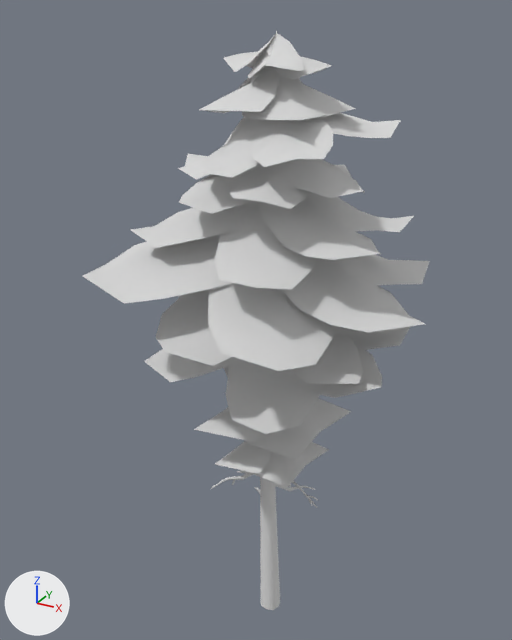
One commit to the glTF model public/glb/stylized_nature_pack/PineTree_2.glb: the scene before it, then after it.
One viewpoint serves both versions: a 50 mm lens placed at (3.21, -6.22, 7.09), pointed at (-0.22, 0.01, 3.97). Lighting does not change. The marker at lower left points along +X, +Y and +Z. Where no turn or scale is listed for an object, it has been applied to the vertices.

Before the edit, the objects in view are built like this:
```python
mat_pinetree_bark = principled_material('PineTree_Bark')
mat_pinetree_bark.base_color = (0.8, 0.8, 0.8)  # white #e7e7e7
mat_pinetree_bark.metallic = 0.4
mat_pinetree_bark.roughness = 1.0
mat_pinetree_leaves = principled_material('PineTree_Leaves')
mat_pinetree_leaves.base_color = (0.8, 0.8, 0.8)  # white #e7e7e7
mat_pinetree_leaves.metallic = 0.4
mat_pinetree_leaves.roughness = 1.0
me_pinetree_2 = bpy.data.meshes.new('PineTree_2')
me_pinetree_2.from_pydata(...)  # 1829 vertices, 2716 faces; spans x -1.55..1.72, y -1.56..1.42, z 0.0..6.91
# faces by material slot: [1600, 1116]
me_pinetree_2.materials.append(mat_pinetree_bark)  # white #e7e7e7
me_pinetree_2.materials.append(mat_pinetree_leaves)  # white #e7e7e7
ob_pinetree_2 = bpy.data.objects.new('PineTree_2', me_pinetree_2)
ob_pinetree_2.location = (0.0, 0.0, 0.0)
```
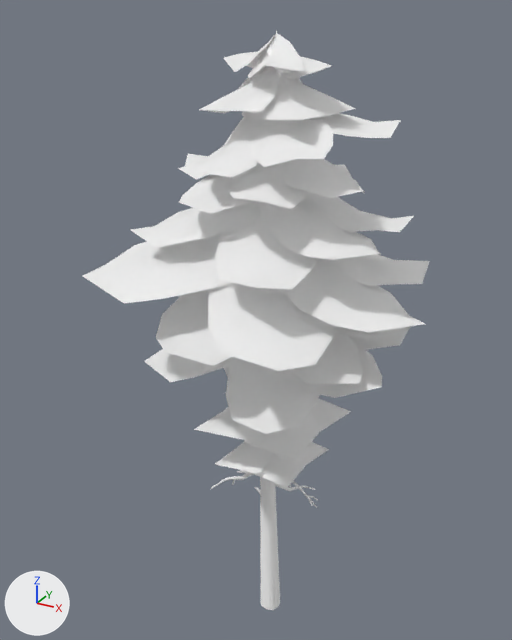
Where the newer file only moved an object's origin or applied its transform, the numbers keep the older frame.

What differs and where, as boxes (x1, y1, x2, y2) in the pictures (512 x 640 px):
'PineTree_2', recoloured, surface changed
    both: (83, 31, 430, 610)

The change in detail:
Material 'PineTree_Bark' (mat_pinetree_bark) changes colour from white #e7e7e7 to white #ffffff; in linear values from (0.8, 0.8, 0.8) to (1.0, 1.0, 1.0).
In material 'PineTree_Bark' (mat_pinetree_bark), metallic goes from 0.4 to 1.0.
Material 'PineTree_Leaves' (mat_pinetree_leaves) changes colour from white #e7e7e7 to white #ffffff; in linear values from (0.8, 0.8, 0.8) to (1.0, 1.0, 1.0).
In material 'PineTree_Leaves' (mat_pinetree_leaves), metallic goes from 0.4 to 1.0.
